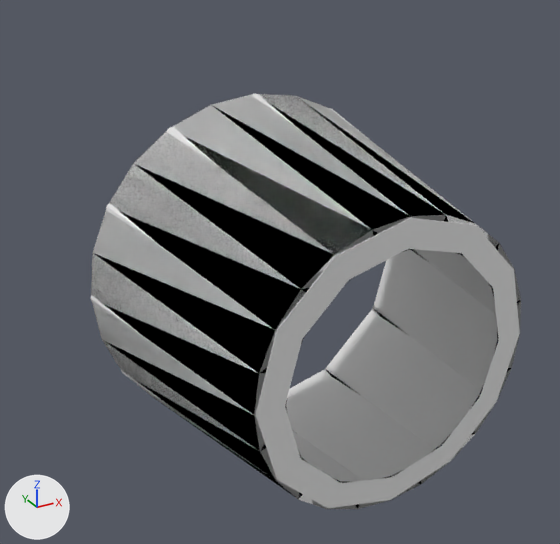
Before and after pictures for a commit that changed the Blender file Models/Squad/Spaces/FLA10.blend.
Camera for both pictures: a 50 mm lens placed at (-0.868, -1.333, 0.814), pointed at (-0.075, 0.109, 0.093). Arrows for +X, +Y and +Z are at lower left; the lights stay in place.

Objects in the first picture: 'depthMask', 'shell', 'shellCollider'.
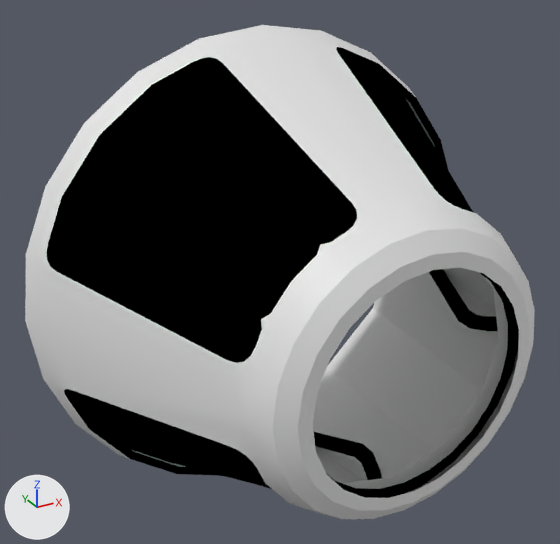
Where the change shows, as pixel boxes (x1, y1, x2, y2) in the pictures (560 x 544 px):
'FLA10_mask', added
    after: (25, 25, 535, 519)
'FLA10', added
    after: (54, 56, 519, 498)
'shell', deleted
    before: (91, 94, 520, 508)
'depthMask', deleted
    before: (91, 94, 521, 509)
'FLA10_border', added
    after: (46, 47, 449, 489)
'FLA10_Handle', added
    after: (314, 269, 498, 480)

What changed in the scene script:
```text
Add mat_default_001:
    mat_default_001 = bpy.data.materials.new('default.001')
    # nodes: Emission, Group, LightPath, MixShader, OutputMaterial
    # colours: black #000000
Add mat_default:
    mat_default = bpy.data.materials.new('default')
    # nodes: Group, OutputMaterial, Value, VertexColor
    # colours: white #ffffff, grey #bcbcbc, black #000000, blue #bcbcff
Add me_mesh_009:
    me_mesh_009.from_pydata(...)  # 208 vertices, 104 faces; spans x -0.563..0.563, y 0.111..0.638, z -0.563..0.563
    me_mesh_009.materials.append(mat_default_001)
Add me_mesh_008:
    me_mesh_008.from_pydata(...)  # 288 vertices, 432 faces; spans x -0.615..0.615, y 0.024..0.726, z -0.615..0.615
    me_mesh_008.materials.append(mat_material_001)  # white #e7e7e7
Add me_mesh_005:
    me_mesh_005.from_pydata(...)  # 384 vertices, 352 faces; spans x -0.563..0.563, y -0.23..0.284, z -0.563..0.563
    me_mesh_005.materials.append(mat_default)
Add me_mesh:
    me_mesh.from_pydata(...)  # 216 vertices, 192 faces; spans x -0.595..0.595, y -0.3..0.362, z -0.595..0.595
    me_mesh.materials.append(mat_default)
Remove ob_shell:
    ob_shell = bpy.data.objects.new('shell', me_circle)
    ob_shell.parent = ob_fla10_internal
    ob_shell.location = (0.0, -0.3, 0.0)
Remove ob_depthmask:
    ob_depthmask = bpy.data.objects.new('depthMask', me_circle_001)
    ob_depthmask.parent = ob_fla10_internal
    ob_depthmask.location = (0.0, -0.3, 0.0)
Add ob_fla10_border:
    ob_fla10_border = bpy.data.objects.new('FLA10_border', me_mesh_009)
    ob_fla10_border.parent = ob_fla10_internal
    ob_fla10_border.location = (0.0, -0.355, 0.0)
Add ob_fla10_mask:
    ob_fla10_mask = bpy.data.objects.new('FLA10_mask', me_mesh_008)
    ob_fla10_mask.parent = ob_fla10_internal
    ob_fla10_mask.location = (0.0, -0.355, 0.0)
Add ob_fla10_handle:
    ob_fla10_handle = bpy.data.objects.new('FLA10_Handle', me_mesh_005)
    ob_fla10_handle.parent = ob_fla10_internal
    ob_fla10_handle.location = (0.0, 0.0, 0.0)
Add ob_fla10:
    ob_fla10 = bpy.data.objects.new('FLA10', me_mesh)
    ob_fla10.parent = ob_fla10_internal
    ob_fla10.location = (0.0, 0.0, 0.0)
```
